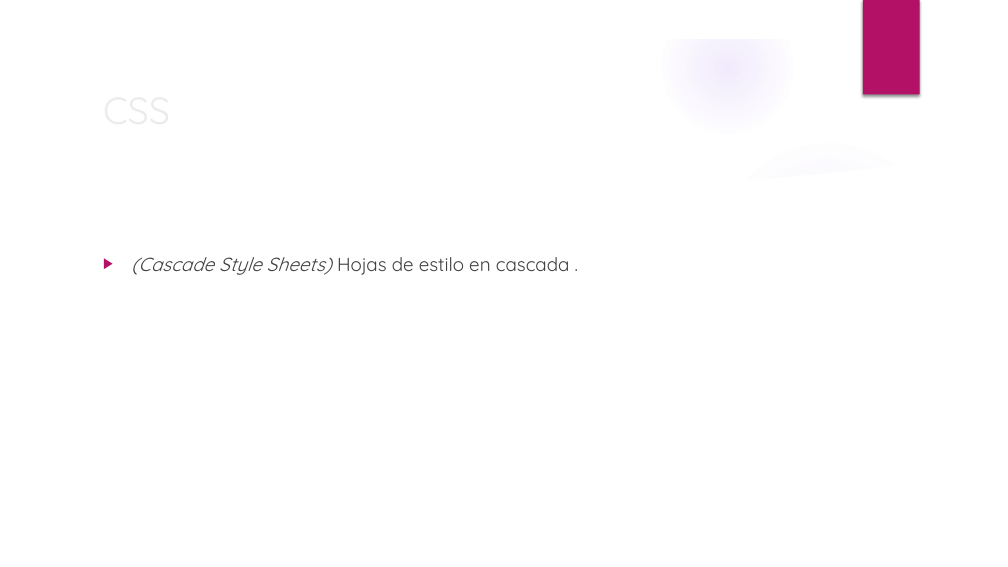
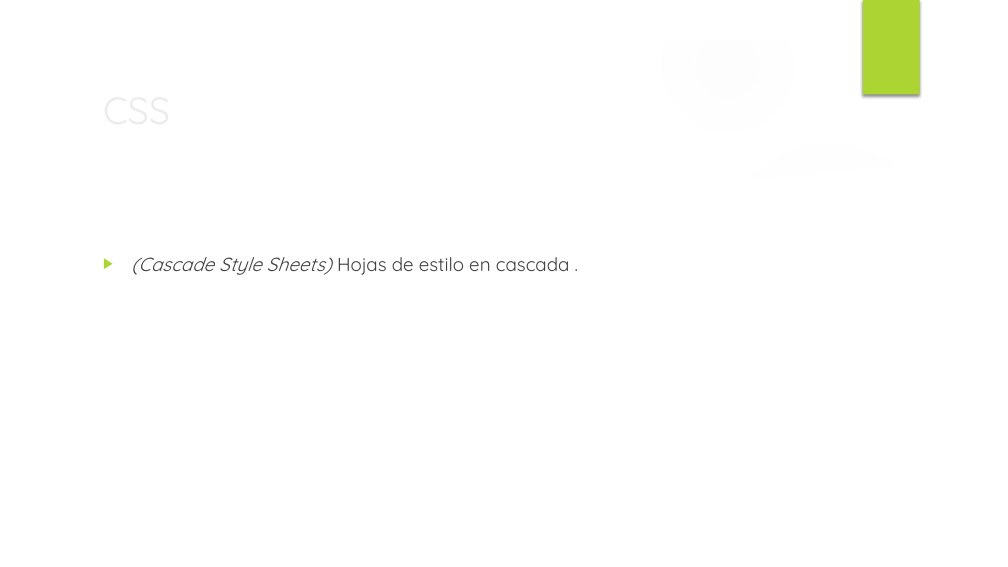
Before and after one commit to stealth14/Web-Transicion-Gradiente, a slide deck: slide 3 of diapositivas CSS.pptx. Drawn at 1008x567 pixels with LibreOffice and Linux fonts; fonts in the diff are those of the drawing; background and template pictures are left out. Boxes give left, top, right and bottom in pixels: in the first picture for what was removed or moved away, otherwise in the second. Text is boxed around its words. In the diff, an @@ line names an element or a change of style, - is before the commit and + after.

```diff
--- a/diapositivas CSS.pptx
+++ b/diapositivas CSS.pptx
@@ fill gradient #9B6BF2 to gradient #F7F7F7 in 3 elements at <box>0,221,346,567</box>, <box>0,240,195,435</box>, <box>662,0,794,132</box> @@
@@ rectangle at <box>863,0,920,95</box>: fill #B31166 to #ACD433 @@
@@ text "(Cascade Style Sheets) Hojas de ..." at <box>131,257,570,275</box>: bullet colour #B31166 to #ACD433 @@
```
Also in this commit, not shown: 3 other slides changed, 2 slides added, 6 slides removed.
